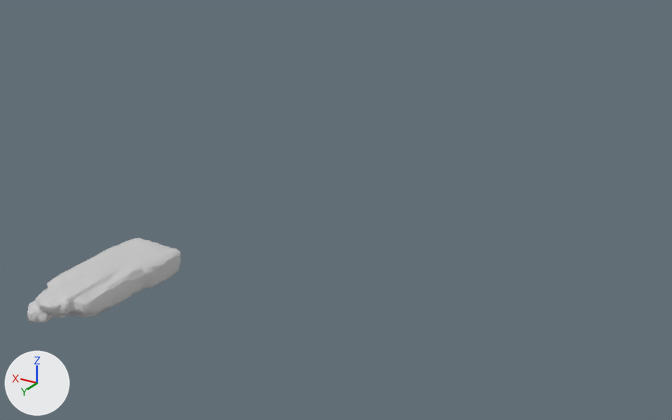
The FBX model Assets/Graph/Meshes/TERRAIN/SM_rock_L_D_LOD1.fbx as it was, and as the next commit left it.
Both versions are drawn from a 50 mm camera at (-67.2, 42.7, 69.0) aimed at (20.8, -104.0, -4.4). The lights are fixed; the arrows at lower left show +X, +Y and +Z. Both versions are drawn at frame 1 of the action 'Take 001'; the numbers are the values there.

In view in the first picture: 'SM_rock_L_D_LOD1'.
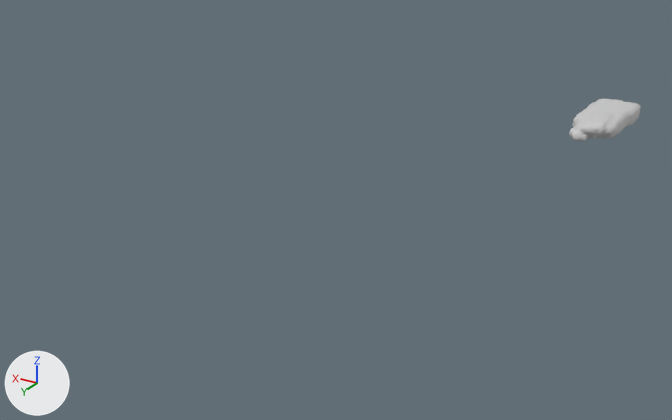
Boxes [x1, y1, x2, y2] around the edits, measured in the pictures (672 x 420 px):
'SM_rock_L_D_LOD1', moved
    before: [27, 238, 181, 323]
    after: [569, 98, 641, 141]

What the commit changed:
Object 'SM_rock_L_D_LOD1' (ob_sm_rock_l_d_lod1) moves from (31.9, -50.9, 0.0) to (-11.9, -174.5, 0.0).
